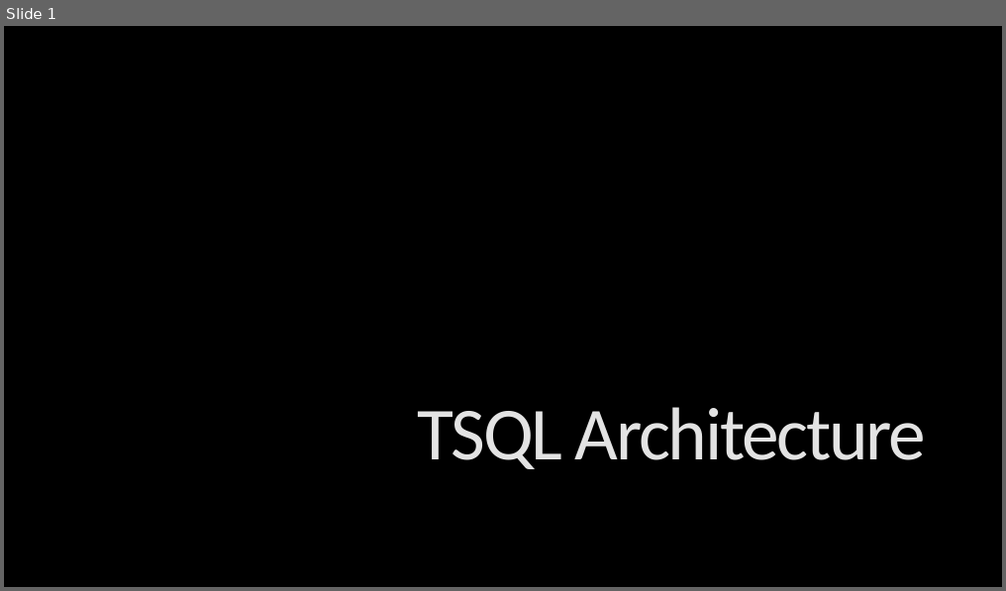
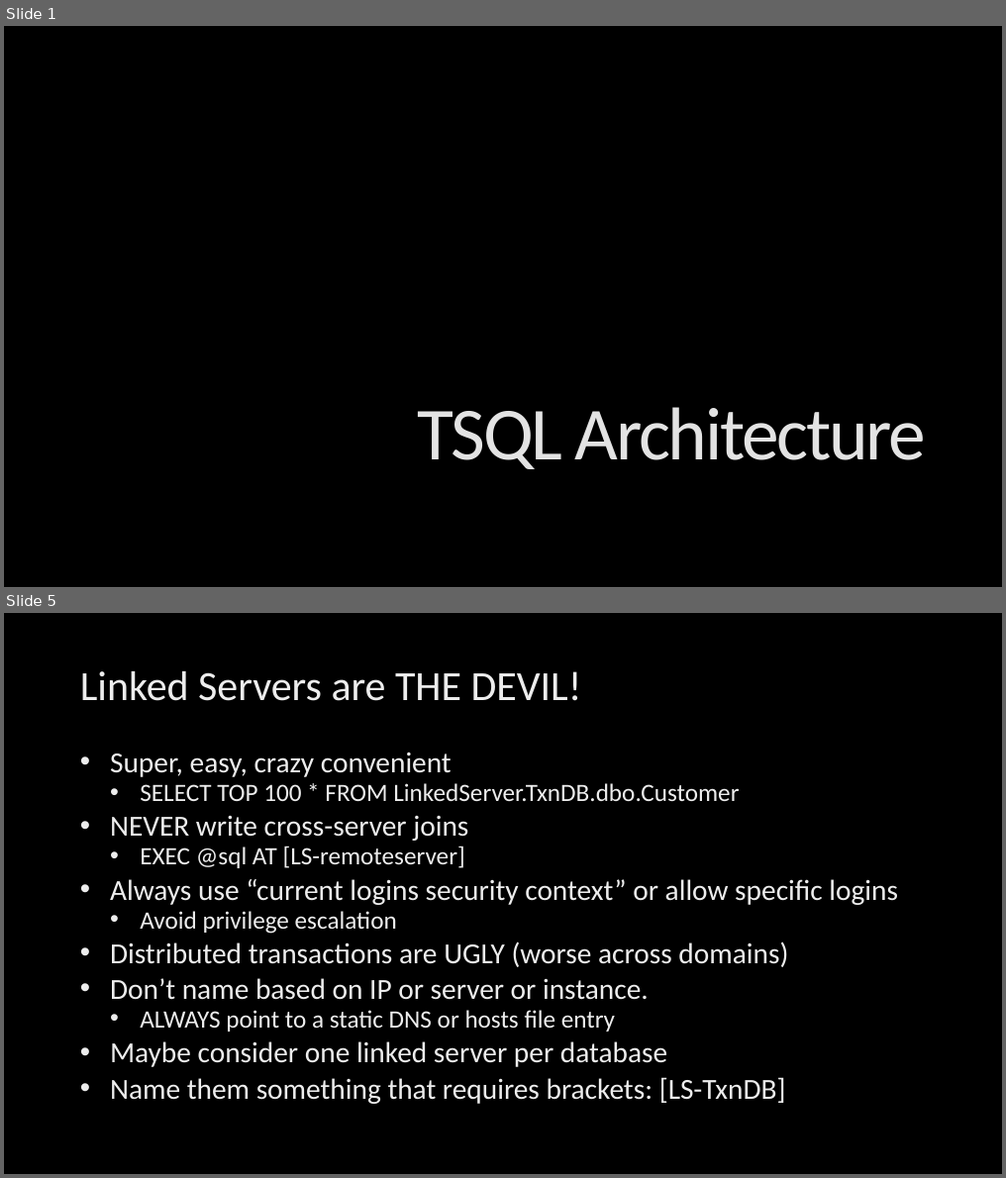
Before and after one commit to billgraziano/kcdc2018, a slide deck: ppt/3. TSQL Architecture/TSQL Architecture.pptx. Shown one above the other, each under a label of ours: slide 1 before the commit, slides 1 and 5 after it; the slides between them are not shown. The pictures are 1006x591 and 1006x1178 pixels, drawn with LibreOffice and Linux fonts; fonts in the diff are those of the drawing; background and template pictures are left out. Boxes give left, top, right and bottom in pixels: in the first picture for what was removed or moved away, otherwise in the second. Text is boxed around its words. In the diff, an @@ line names an element or a change of style, - is before the commit and + after.

```diff
--- a/ppt/3. TSQL Architecture/TSQL Architecture.pptx
+++ b/ppt/3. TSQL Architecture/TSQL Architecture.pptx
@@ slide 5 added at [4,613,1002,1174], background picture (left out) @@
@@ title added at [80,671,582,701], 40 pt, text gradient #BFBFBF to #EDEDED to #FFFFFF @@
+Linked Servers are THE DEVIL!
@@ text added at [110,753,898,1104], 28 pt, text gradient #BFBFBF to #EDEDED to #FFFFFF @@
+• Super, easy, crazy convenient
+  • SELECT TOP 100 * FROM LinkedServer.TxnDB.dbo.Customer
+• NEVER write cross-server joins
+  • EXEC @sql AT [LS-remoteserver]
+• Always use “current logins security context” or allow specific logins
+  • Avoid privilege escalation
+• Distributed transactions are UGLY (worse across domains)
+• Don’t name based on IP or server or instance.
+  • ALWAYS point to a static DNS or hosts file entry
+• Maybe consider one linked server per database
+• Name them something that requires brackets: [LS-TxnDB]
```
Also in this commit, not shown: 5 slides changed, 4 other slides added, 13 other files.
